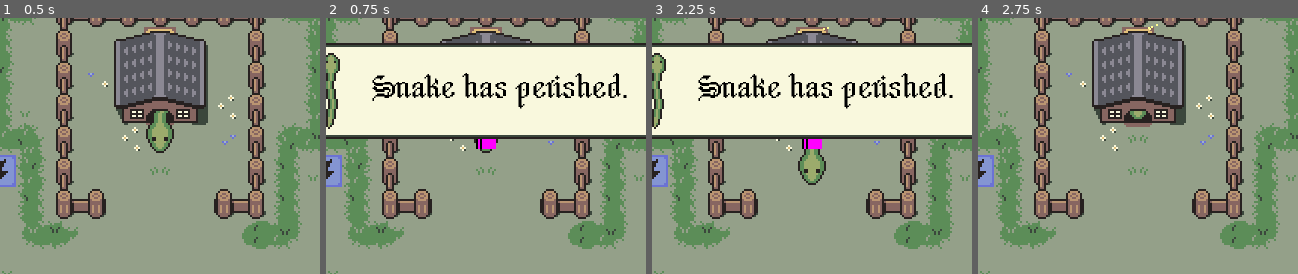
Above: before the commit, frames 1-4 (left to right).
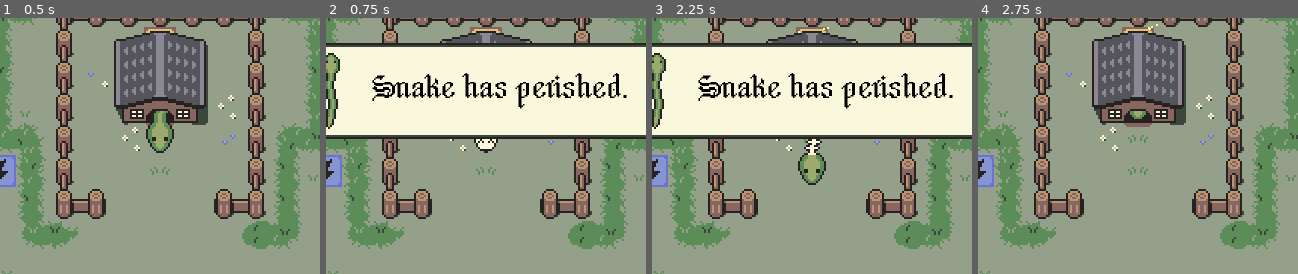
Above: after the commit, the same moments.

Repository: kalgynirae/ld59
Game: Godot game, scene res://scenes/game.tscn
Two runs of this game, one before a commit and one after it. Both use one fixed random seed, a clock stepped at 60 frames per second and the inputs below.
Inputs:
- Up to frame 1 (0.5 s): no input
- Up to frame 2 (0.75 s): hold L (move_right) from 0.53 s (still down); tap K (die) at 0.6 s
- Up to frame 3 (2.25 s): tap Enter at 1.25 s; release L (move_right) at 1.28 s; hold J (move_down) 1.28-2.03 s; tap K (die) at 1.35 s; tap Space at 2 s; hold L (move_right) from 2.03 s (still down); tap E (extend) at 2.1 s
- Up to frame 4 (2.75 s): keep holding L (move_right); tap K (die) at 2.3 s
The pictures show only the part of the screen within x 22-72%, y 36-86%; the shares and areas given below are measured in that part.

Frame 1 is identical in both runs. In frame 2, 0.3% of the frame differs, in the area x 46-54%, y 47-53%; in frame 3, 0.4%, in the area x 46-54%, y 47-54%; in frame 4, nothing differs.

Commit message:
Show skeleton when the snake perishes

Diff:
--- a/scenes/snake.gd
+++ b/scenes/snake.gd
@@ -29,7 +29,8 @@
 	return [active_shape, gridlocs.duplicate(), head_direction()]
 
 func restore_state(state):
-	parts[0].hide_dead()
+	for part in parts:
+		part.hide_dead()
 	active_shape = state[0]
 	gridlocs = state[1].duplicate()
 	for i in range(gridlocs.size(), parts.size()):
@@ -153,7 +154,8 @@
 		part.modulate_reset()
 
 func die() -> void:
-	parts[0].show_dead()
+	for part in parts:
+		part.show_dead()
 
 func detect_self_collision() -> bool:
 	return gridlocs.slice(1).has(gridlocs[0])
--- a/scenes/snake_part.gd
+++ b/scenes/snake_part.gd
@@ -14,7 +14,7 @@
 	SLIGHTLY_CHARGED,
 	CHARGED,
 	VERY_CHARGED,
-	SUPERCHARGED
+	SUPERCHARGED,
 }
 
 var current_part: Part = Part.HEAD
@@ -23,7 +23,9 @@
 
 # Helper method to separate out the logic that chooses what sprite to show
 func set_current_sprite(part: Part, level: PowerLevel):
-	$Sprite.region_rect = Rect2(level * 16, part * 16, 16, 16)
+	$Sprite.region_rect.position.x = 16 + level * 16
+	$Sprite.region_rect.position.y = part * 16
+	$Dead.region_rect.position.y = part * 16
 
 func set_power_level(level: PowerLevel):
 	set_current_sprite(current_part, level)
@@ -71,9 +73,13 @@
 	position = loc * 16
 
 func show_dead() -> void:
+	$Sprite.visible = false
 	$Dead.visible = true
+	$Dead.flip_h = $Sprite.flip_h
+	$Dead.rotation_degrees = $Sprite.rotation_degrees
 
 func hide_dead() -> void:
+	$Sprite.visible = true
 	$Dead.visible = false
 
 enum Turn {
--- a/scenes/snake_part.tscn
+++ b/scenes/snake_part.tscn
@@ -1,23 +1,23 @@
 [gd_scene format=3 uid="uid://dn7eto5y41bf4"]
 
-[ext_resource type="Texture2D" uid="uid://c10b3yhvl543y" path="res://images/snakeparts.png" id="1_5mst4"]
 [ext_resource type="Script" uid="uid://cvu2ls6vdlm05" path="res://scenes/snake_part.gd" id="1_aaci8"]
-
-[sub_resource type="PlaceholderTexture2D" id="PlaceholderTexture2D_aaci8"]
-size = Vector2(10, 10)
+[ext_resource type="Texture2D" uid="uid://6r35dkixk5b2" path="res://images/snake.png" id="2_6pajx"]
+[ext_resource type="Texture2D" uid="uid://dpunckqqxc520" path="res://images/snake_dead.png" id="3_r7yk6"]
 
 [node name="snake_part" type="Node2D" unique_id=1027985]
+texture_filter = 1
 script = ExtResource("1_aaci8")
 
 [node name="Sprite" type="Sprite2D" parent="." unique_id=914922160]
 texture_filter = 1
 position = Vector2(8, 8)
-texture = ExtResource("1_5mst4")
+texture = ExtResource("2_6pajx")
 region_enabled = true
 region_rect = Rect2(0, 0, 16, 16)
 
-[node name="Dead" type="Sprite2D" parent="." unique_id=432717711]
+[node name="Dead" type="Sprite2D" parent="." unique_id=145681956]
 visible = false
-texture = SubResource("PlaceholderTexture2D_aaci8")
-centered = false
-offset = Vector2(3, 3)
+position = Vector2(8, 8)
+texture = ExtResource("3_r7yk6")
+region_enabled = true
+region_rect = Rect2(0, 0, 16, 16)
Not shown, changed: TODO.md
